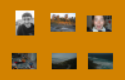
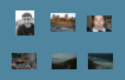
The second 125×80 image is a revision of the first. Changes to its layers:
painted on "Pasted Layer" over [0, 0, 125, 80]
